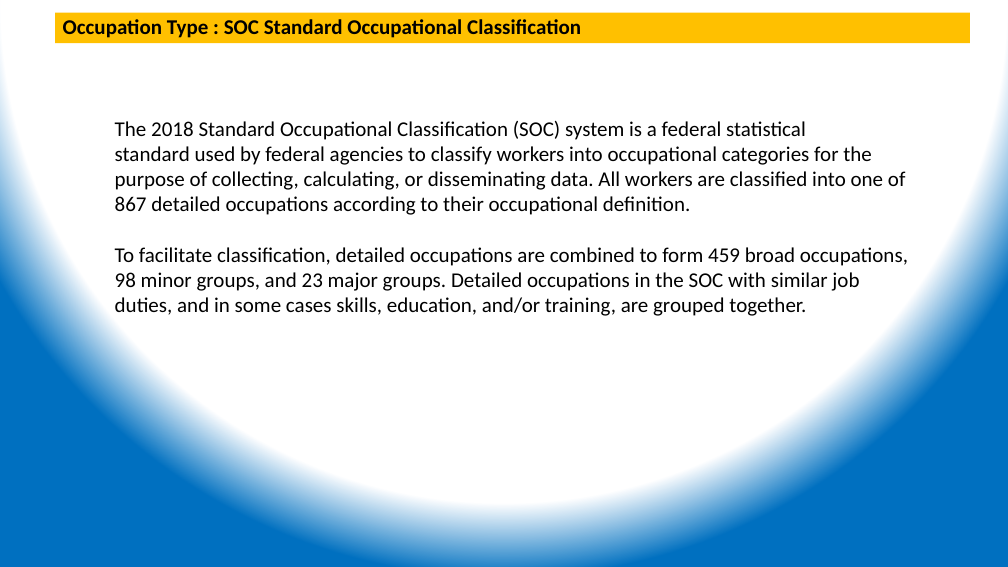
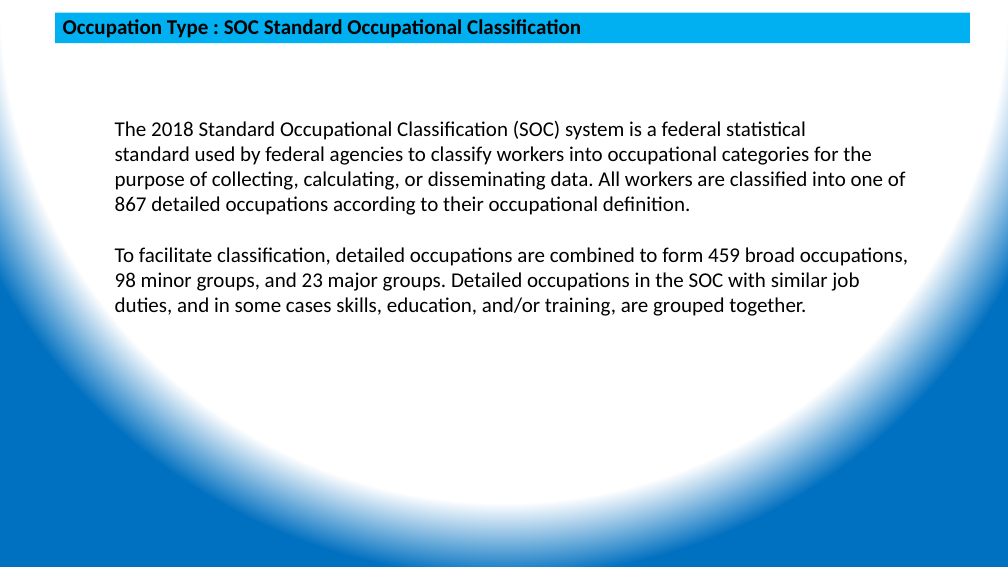
Before and after one commit to ehsintegration/yfd-phd-bls-data, a slide deck: slide 20 of D2-documentation/YennyF.Diaz-Risk Percep Injuries_CommitteeUdate 04-20-2021.pptx (slide 27 before the commit). Drawn at 1008x567 pixels with LibreOffice and Linux fonts; fonts in the diff are those of the drawing. Boxes give left, top, right and bottom in pixels: in the first picture for what was removed or moved away, otherwise in the second. Text is boxed around its words. In the diff, an @@ line names an element or a change of style, - is before the commit and + after.

```diff
--- a/D2-documentation/YennyF.Diaz-Risk Percep Injuries_CommitteeUdate 04-20-2021.pptx
+++ b/D2-documentation/YennyF.Diaz-Risk Percep Injuries_CommitteeUdate 04-20-2021.pptx
@@ rectangle "Occupation Type : SOC Standard ..." at [55, 13, 970, 43]: fill #FFC000 to #00B0F0 @@
```
Also in this commit, not shown: 25 other slides changed, 1 slide removed.
